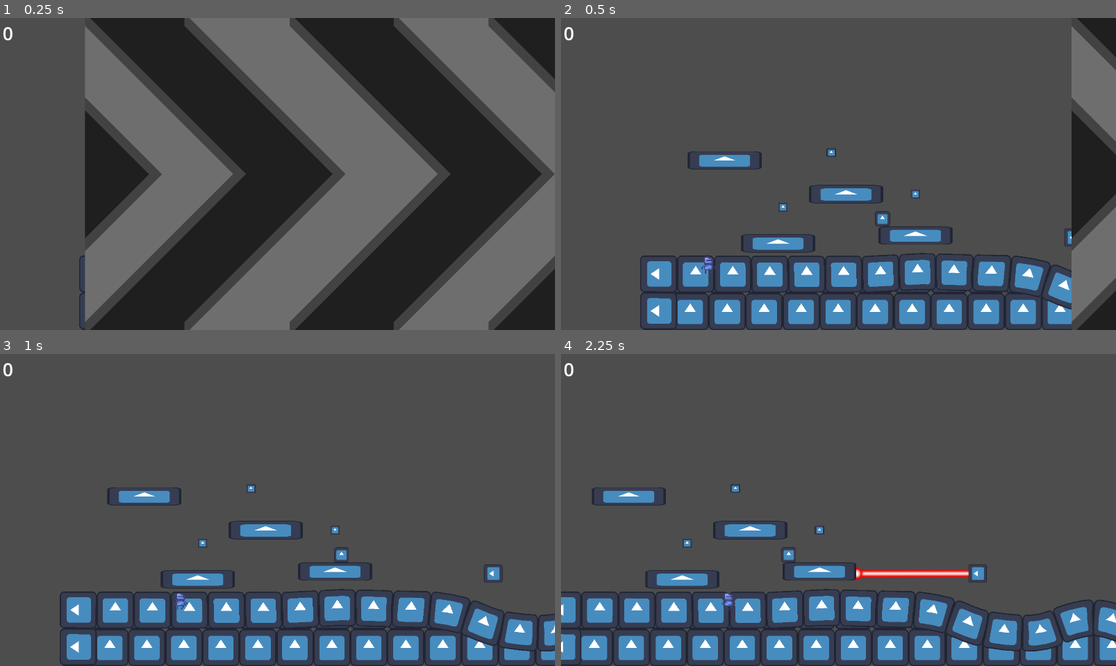
Above: before the commit, frames 1-4 (two rows, left to right).
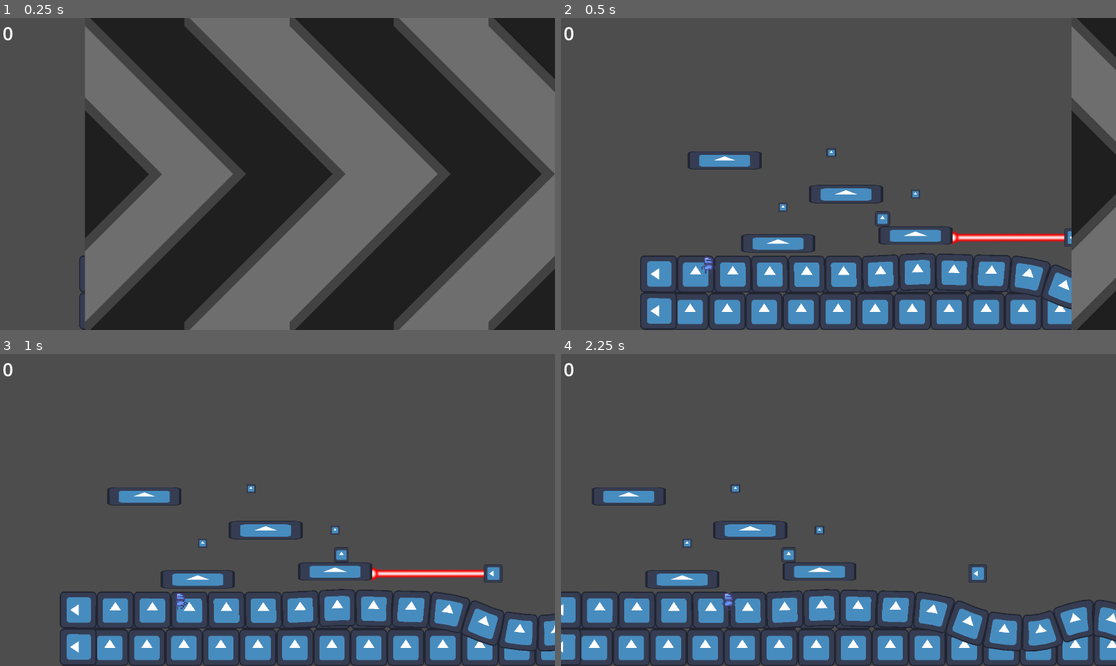
Above: after the commit, the same moments.

Repository: charliegregg/TriJamTTT
Game: Godot game, scene res://levels/level_1.tscn
Two runs of this game, one before a commit and one after it. Both use one fixed random seed, a clock stepped at 60 frames per second and the inputs below. The engine's default icon, where the game draws it, is replaced by a stand-in: a white triangle on a blue panel in a dark square.
Inputs (mouse positions are in pixels of both pictures, inside the frame that each line leads up to):
- Up to frame 1 (0.25 s): no input
- Up to frame 2 (0.5 s): no input
- Up to frame 3 (1 s): tap Enter at 0.5 s; move the mouse to (399, 494) at 0.52 s; hold D (move_right) from 0.53 s (still down); hold Alt from 0.53 s (still down); click (399, 494) at 0.67 s; tap Space (move_jump) at 0.77 s
- Up to frame 4 (2.25 s): release D (move_right) at 1.25 s; release Alt at 1.25 s; drag from (727, 525) to (888, 553) at 1.27 s; move the mouse to (894, 441) at 2.02 s; hold D (move_right) from 2.03 s (still down); hold Ctrl from 2.03 s (still down)

Frame 1 is identical in both runs. In frame 2, 0.6% of the frame differs, in the area x 70-91%, y 68-73%; in frame 3, 0.6%; in frame 4, 0.6%, in the area x 52-74%, y 68-73%.

Commit message:
aeo

Diff:
--- a/scenes/laser.tscn
+++ b/scenes/laser.tscn
@@ -1,7 +1,13 @@
-[gd_scene load_steps=8 format=3 uid="uid://d6j64as3f14u"]
+[gd_scene load_steps=16 format=3 uid="uid://d6j64as3f14u"]
 
 [ext_resource type="Script" path="res://scripts/laser.gd" id="1_7wu1f"]
 [ext_resource type="Texture2D" uid="uid://cl1tidara4oel" path="res://icon.svg" id="1_uxs28"]
+[ext_resource type="AudioStream" uid="uid://bjk2ogqugoscs" path="res://SFX/Laser/Disintegrator A.wav" id="3_3phxs"]
+[ext_resource type="AudioStream" uid="uid://d4ig6c2be7w8y" path="res://SFX/Laser/Power Charge A.wav" id="3_bsh01"]
+[ext_resource type="AudioStream" uid="uid://cji22cgvqxq1e" path="res://SFX/Laser/Disintegrator B.wav" id="4_gwgx4"]
+[ext_resource type="AudioStream" uid="uid://dlhy6t3jo16sx" path="res://SFX/Laser/Power Charge B.wav" id="4_mb65y"]
+[ext_resource type="AudioStream" uid="uid://77oainudvyea" path="res://SFX/Laser/Power Charge C.wav" id="5_24oav"]
+[ext_resource type="AudioStream" uid="uid://dny2my34yyk0x" path="res://SFX/Laser/Disintegrator C.wav" id="5_exck4"]
 
 [sub_resource type="Gradient" id="Gradient_76n7o"]
 offsets = PackedFloat32Array(0, 0.2, 0.3, 0.5, 0.7, 0.8, 1)
@@ -24,8 +30,29 @@
 fill_from = Vector2(0.5, 0.5)
 fill_to = Vector2(0.5, 0)
 
+[sub_resource type="AudioStreamRandomizer" id="AudioStreamRandomizer_322wo"]
+streams_count = 3
+stream_0/stream = ExtResource("3_3phxs")
+stream_0/weight = 1.0
+stream_1/stream = ExtResource("4_gwgx4")
+stream_1/weight = 1.0
+stream_2/stream = ExtResource("5_exck4")
+stream_2/weight = 1.0
+
+[sub_resource type="AudioStreamRandomizer" id="AudioStreamRandomizer_q663y"]
+streams_count = 3
+stream_0/stream = ExtResource("3_bsh01")
+stream_0/weight = 1.0
+stream_1/stream = ExtResource("4_mb65y")
+stream_1/weight = 1.0
+stream_2/stream = ExtResource("5_24oav")
+stream_2/weight = 1.0
+
 [node name="laser" type="Node2D"]
 script = ExtResource("1_7wu1f")
+cycle = 8.0
+start = 3.0
+end = 6.0
 
 [node name="Sprite2D" type="Sprite2D" parent="."]
 scale = Vector2(0.5, 0.5)
@@ -58,4 +85,20 @@
 scale = Vector2(0.8, 0.8)
 texture = SubResource("GradientTexture2D_ud2h7")
 
+[node name="PulseSound" type="AudioStreamPlayer2D" parent="."]
+stream = SubResource("AudioStreamRandomizer_322wo")
+
+[node name="ChargeSound" type="AudioStreamPlayer2D" parent="."]
+stream = SubResource("AudioStreamRandomizer_q663y")
+
+[node name="ChargeTimer" type="Timer" parent="."]
+wait_time = 1.5
+one_shot = true
+
+[node name="FireTimer" type="Timer" parent="."]
+wait_time = 2.0
+one_shot = true
+
 [connection signal="body_entered" from="Beam/Area2D" to="." method="_on_area_2d_body_entered"]
+[connection signal="timeout" from="ChargeTimer" to="." method="enable"]
+[connection signal="timeout" from="FireTimer" to="." method="disable"]
--- a/scripts/laser.gd
+++ b/scripts/laser.gd
@@ -19,21 +19,30 @@
 	timer = fmod(timer + delta, cycle)
 	if timer > start and timer <= end:
 		if not enabled:
-			enable()
+			start_enable()
 	else:
 		if enabled:
-			disable()
+			start_disable()
 
 func enable():
+	$PulseSound.play()
 	$Beam/Area2D/CollisionShape2D.disabled = false
 	$Beam/Sprite2D.show()
 	$EndSprite.show()
-	enabled = true
+
 func disable():
 	$Beam/Area2D/CollisionShape2D.disabled = true
 	$Beam/Sprite2D.hide()
 	$EndSprite.hide()
+
+
+func start_enable():
+	enabled = true
+	$ChargeTimer.start()
+	$ChargeSound.play()
+func start_disable():
 	enabled = false
+	$FireTimer.start()
 
 func _on_area_2d_body_entered(body):
 	if body is Player or body is Enemy:
Not shown, removed: SFX/Laser/Lazgun Automatic A.wav.import
Not shown, removed: SFX/Laser/Lazgun Automatic B.wav.import
Not shown, removed: SFX/Laser/Lazgun Automatic C.wav.import
Not shown, added: build/index.apple-touch-icon.png.import
Not shown, added: build/index.icon.png.import
Not shown, added: build/index.png.import
Not shown, changed: export_presets.cfg
Not shown, removed: SFX/Laser/Lazgun Automatic A.wav
Not shown, removed: SFX/Laser/Lazgun Automatic B.wav
Not shown, removed: SFX/Laser/Lazgun Automatic C.wav
Not shown, added: build/build.zip
Not shown, added: build/build2.zip
(and 7 more such lines)
